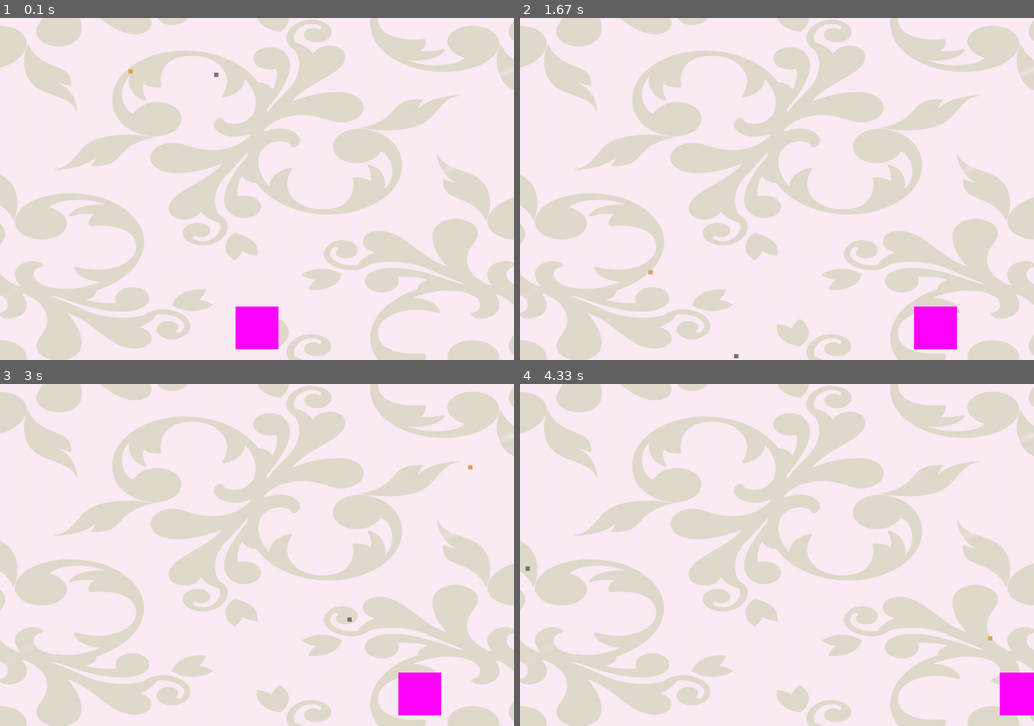
Above: before the commit, frames 1-4 (two rows, left to right).
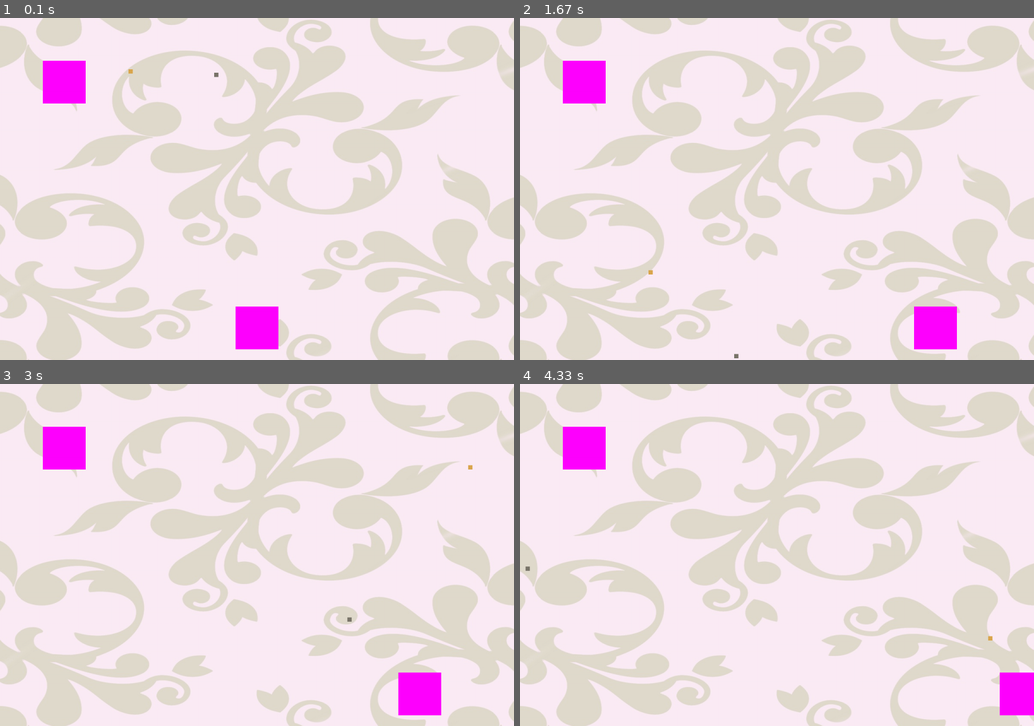
Above: after the commit, the same moments.

Repository: sydsydbrown/CRT420pygame
Game: pygame game, started from main.py
Same seed, same stepped clock (60 frames per second), same inputs: the game is played once before the commit and once after it.
Inputs:
- Up to frame 1 (0.1 s): no input
- Up to frame 2 (1.67 s): hold D 0.33-0.8 s; hold D 0.83-1.3 s; hold A from 1.33 s (still down)
- Up to frame 3 (3 s): release A at 1.87 s; hold A 1.9-2.3 s; hold D 2.33-2.97 s
- Up to frame 4 (4.33 s): hold A 3-3.47 s; hold D 3.5-3.97 s; hold D from 4 s (still down)

The runs differ from the first frame. In frame 1, 1.0% of the frame differs, in the area x 8-17%, y 12-25%; in frame 2, 1.0%; in frame 3, 1.0%; in frame 4, 1.0%.

Commit message:
fixing button code and messing with window

Diff:
--- a/Button.py
+++ b/Button.py
@@ -2,14 +2,14 @@
 
 class Button:
     #class vars with constant starting vals
-    width = 100
-    height = 100
     isPressed = False
 
     #constructor funtion
-    def __init__(self, _x, _y):
+    def __init__(self, _x, _y, _width, _height):
         self.x = _x
         self.y = _y
+        self.width = _width
+        self.height = _height
 
     #render function
     def render(self, _surface):
@@ -20,10 +20,11 @@
 
     #collision detection
     def clickButton(self):
-        if isPressed == True:
-            isPressed = False
 
         if pygame.mouse.get_pressed == True:
             if pygame.mouse.rect.colliderect(self.buttonRect):
-                isPressed = True
+                self.isPressed = True
                 print("button was pressed")
+
+        if self.isPressed == True:
+            self.isPressed = False
--- a/main.py
+++ b/main.py
@@ -27,6 +27,8 @@
 crumb = Crumb(300, 100)
 # making a knife
 knife = Knife(500, 100)
+#making a button
+button = Button(100, 100, 100, 100)
 
 # fill background with image for play screen
 WINDOW.blit(kitchenFloor, (0,0)) # not working
@@ -79,6 +81,11 @@
         knife.render(WINDOW)
         knife.knifeMove(WIDTH, HEIGHT)
         knife.takeHealth(player, WIDTH)
+
+        #button functions
+        button.render(WINDOW)
+        button.clickButton()
+
         # put code here that should be ran every frame
         pygame.display.update()
 
